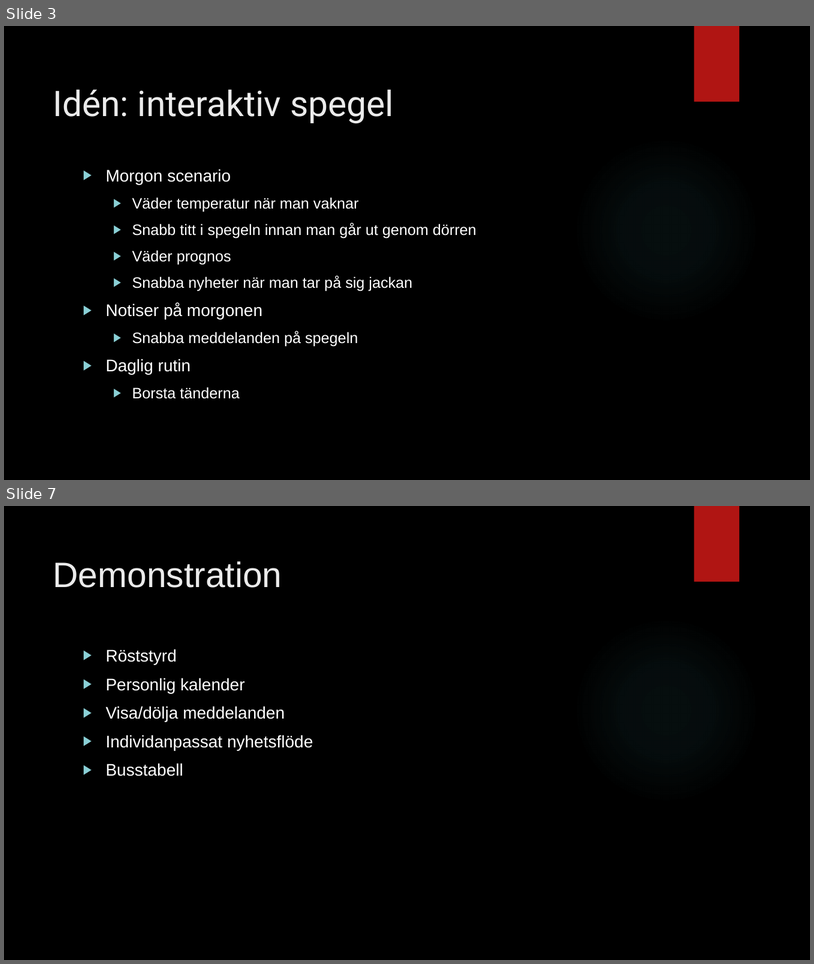
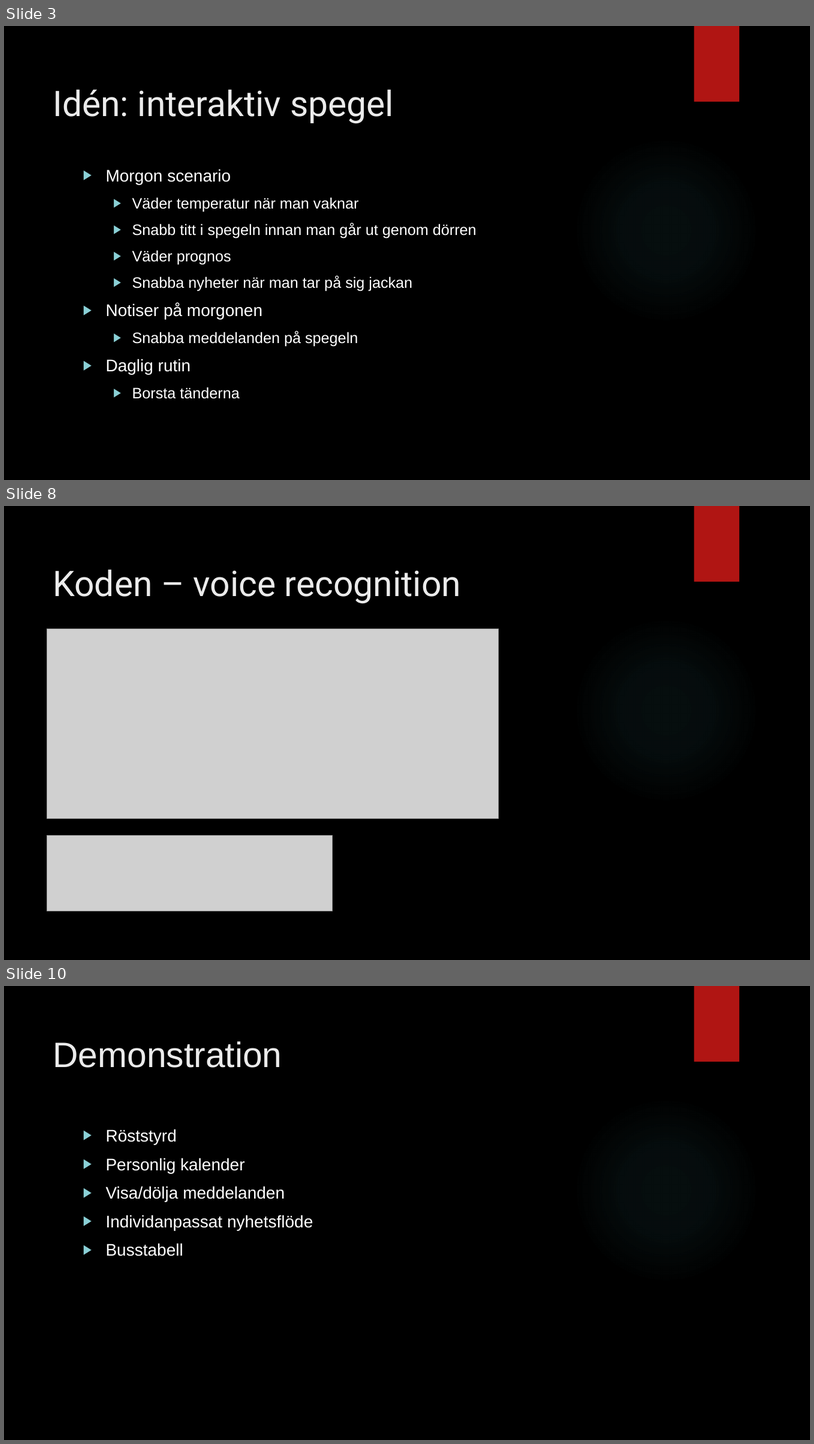
Before and after one commit to hamadaio/magic-mirror-project, a slide deck: pitch_group_mirror.pptx. Shown one above the other, each under a label of ours: slides 3 and 7 before the commit, slides 3, 8 and 10 after it; the slides between them are not shown. The pictures are 814x964 and 814x1444 pixels, drawn with LibreOffice and Linux fonts; fonts in the diff are those of the drawing; grey boxes stand for pictures; background and template pictures are left out. Boxes give left, top, right and bottom in pixels: in the first picture for what was removed or moved away, otherwise in the second. Text is boxed around its words. In the diff, an @@ line names an element or a change of style, - is before the commit and + after.

```diff
--- a/pitch_group_mirror.pptx
+++ b/pitch_group_mirror.pptx
@@ slide 8 added at (4,506,810,960), background picture (left out); not listed: 2 template elements that a slide beside it also shows @@
@@ title added at (53,570,461,604), 42 pt, text #EBEBEB @@
+Koden – voice recognition
@@ picture added at (47,629,499,818) @@
@@ picture added at (47,835,332,911) @@
@@ what was slide 7 is now slide 10 @@
```
Also in this commit, not shown: 2 slides changed, 3 other slides added, 1 slide removed.
